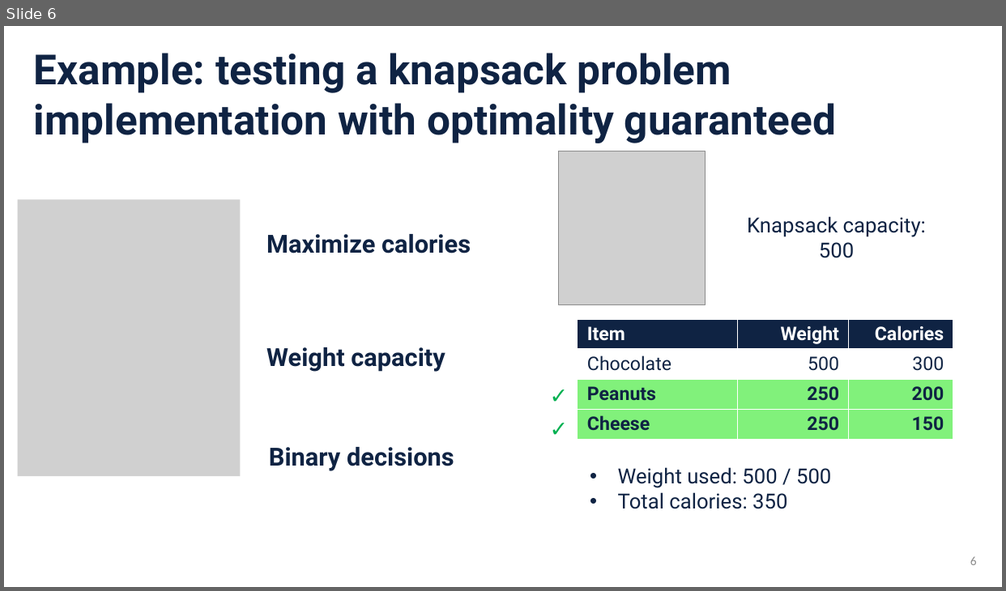
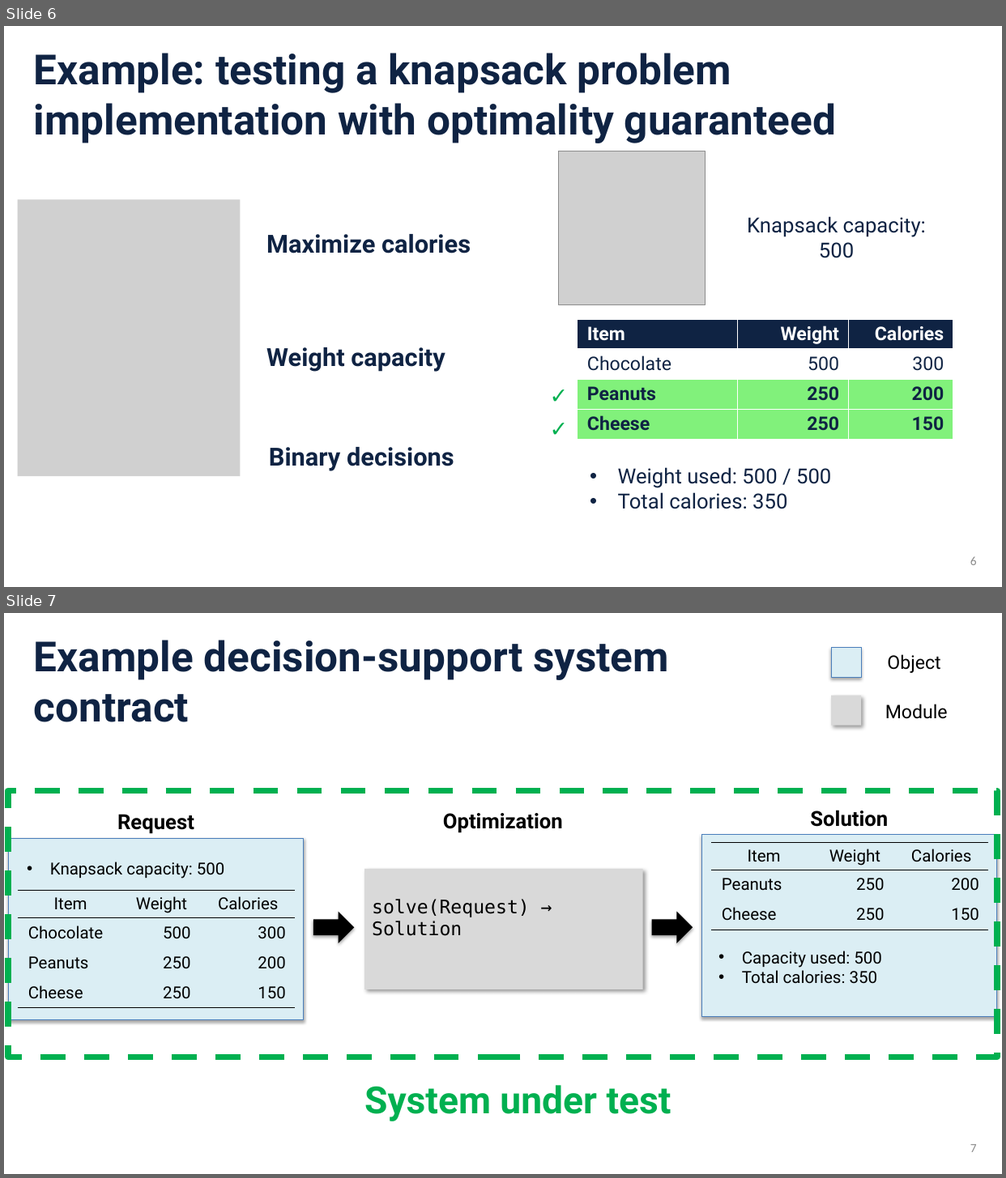
Before and after one commit to sefop/sefop-training-hub, a slide deck: workshops/2026-11-01-informs-annual-meeting/SEFOP Informs Annual Meeting 2026.pptx. Shown one above the other, each under a label of ours: slide 6 before the commit, slides 6 and 7 after it. The pictures are 1006x591 and 1006x1178 pixels, drawn with LibreOffice and Linux fonts; fonts in the diff are those of the drawing; grey boxes stand for pictures. Boxes give left, top, right and bottom in pixels: in the first picture for what was removed or moved away, otherwise in the second. Text is boxed around its words. In the diff, an @@ line names an element or a change of style, - is before the commit and + after.

```diff
--- a/workshops/2026-11-01-informs-annual-meeting/SEFOP Informs Annual Meeting 2026.pptx
+++ b/workshops/2026-11-01-informs-annual-meeting/SEFOP Informs Annual Meeting 2026.pptx
@@ slide 7 added at (4, 613, 1002, 1174), background #FFFFFF @@
@@ text added at (34, 640, 669, 722), 40 pt, text #0F2343, bold @@
+Example decision-support system
+contract
@@ rectangle added at (831, 648, 861, 677), fill #DBEEF4, outline #4B7EBC 0.75 pt @@
@@ text added at (887, 654, 940, 673), 18 pt, text #000000 @@
+Object
@@ rectangle added at (831, 696, 861, 726), fill #D9D9D9 @@
@@ text added at (885, 704, 948, 719), 18 pt, text #000000 @@
+Module
@@ rectangle added at (9, 791, 997, 1058), outline #00B050 6 pt dashed @@
@@ text added at (117, 814, 194, 834), 20 pt, text #000000, bold @@
+Request
@@ text added at (443, 813, 563, 833), 20 pt, text #000000, bold @@
+Optimization
@@ text added at (810, 810, 888, 827), 20 pt, text #000000, bold @@
+Solution
@@ rectangle added at (9, 838, 305, 1020), fill #DBEEF4, outline #4B7EBC 0.75 pt @@
@@ rectangle added at (701, 835, 997, 1016), fill #DBEEF4, outline #4B7EBC 0.75 pt @@
@@ table added at (711, 843, 988, 931), 3 rows, 3 columns @@
+Item | Weight | Calories
+Peanuts | 250 | 200
+Cheese | 250 | 150
@@ text added at (50, 862, 225, 879), 16 pt, text #000000 @@
+• Knapsack capacity: 500
@@ rectangle added at (364, 869, 643, 990), fill #D9D9D9, 18 pt, text #000000 @@
+solve(Request) → Solution
@@ table added at (18, 891, 295, 1008), 4 rows, 3 columns @@
+Item | Weight | Calories
+Chocolate | 500 | 300
+Peanuts | 250 | 200
+Cheese | 250 | 150
@@ right arrow added at (313, 912, 355, 944), fill #000000 @@
@@ right arrow added at (651, 912, 692, 944), fill #000000 @@
@@ text added at (742, 951, 882, 984), 16 pt, text #000000 @@
+• Capacity used: 500
+• Total calories: 350
@@ text added at (364, 1085, 671, 1122), 36 pt, text #00B050, bold @@
+System under test
@@ page number added at (970, 1144, 977, 1152), 12 pt, text #8C8C8C @@
+7
```
Also in this commit, not shown: 3 slides changed, 2 other slides added, 2 slides removed, 1 other file.
